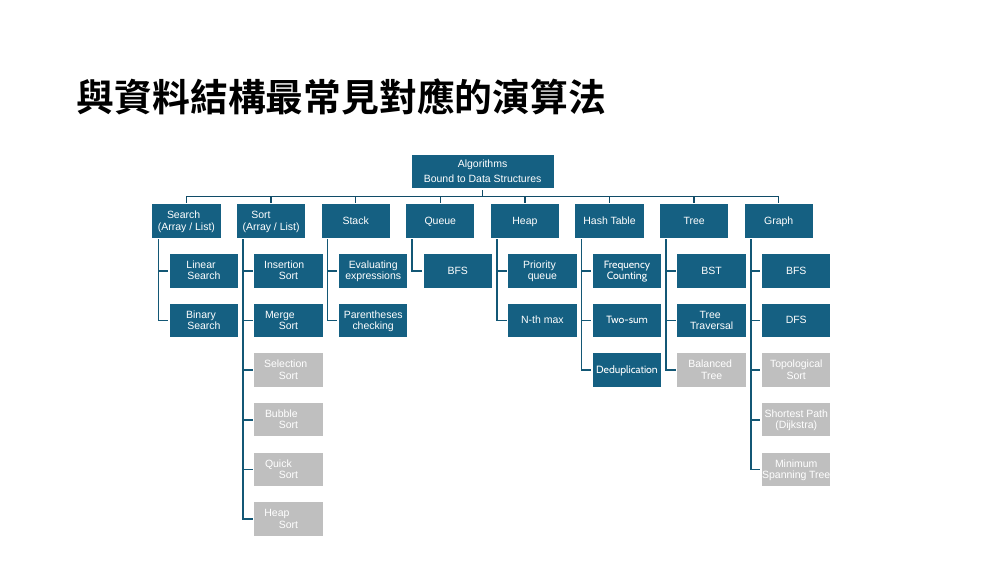
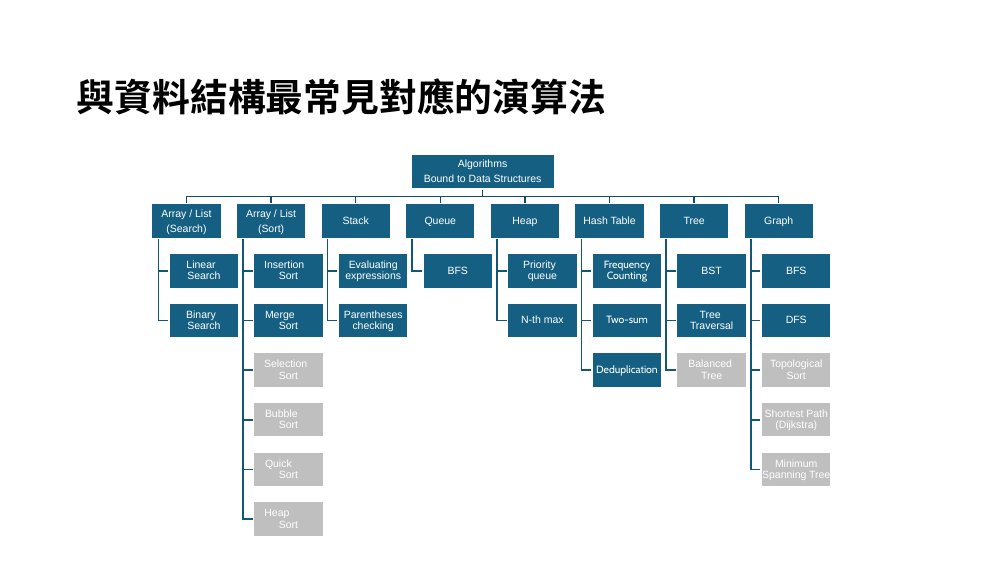
Before and after one commit to mingfujacky/Lecture-DSA-2.0, a slide deck: slide 4 of asset/ppt/ch01a.pptx (slide 3 before the commit). Drawn at 1008x567 pixels with LibreOffice and Linux fonts; fonts in the diff are those of the drawing. Boxes give left, top, right and bottom in pixels: in the first picture for what was removed or moved away, otherwise in the second. Text is boxed around its words. In the diff, an @@ line names an element or a change of style, - is before the commit and + after.

```diff
--- a/asset/ppt/ch01a.pptx
+++ b/asset/ppt/ch01a.pptx
@@ text at [161,209,211,234]: text changed @@
-Search (Array / List)
+Array / List
+(Search)
@@ text at [246,209,296,234]: text changed @@
-Sort (Array / List)
+Array / List
+(Sort)
```
Also in this commit, not shown: 2 slides added, 1 slide removed, 5 other files.
